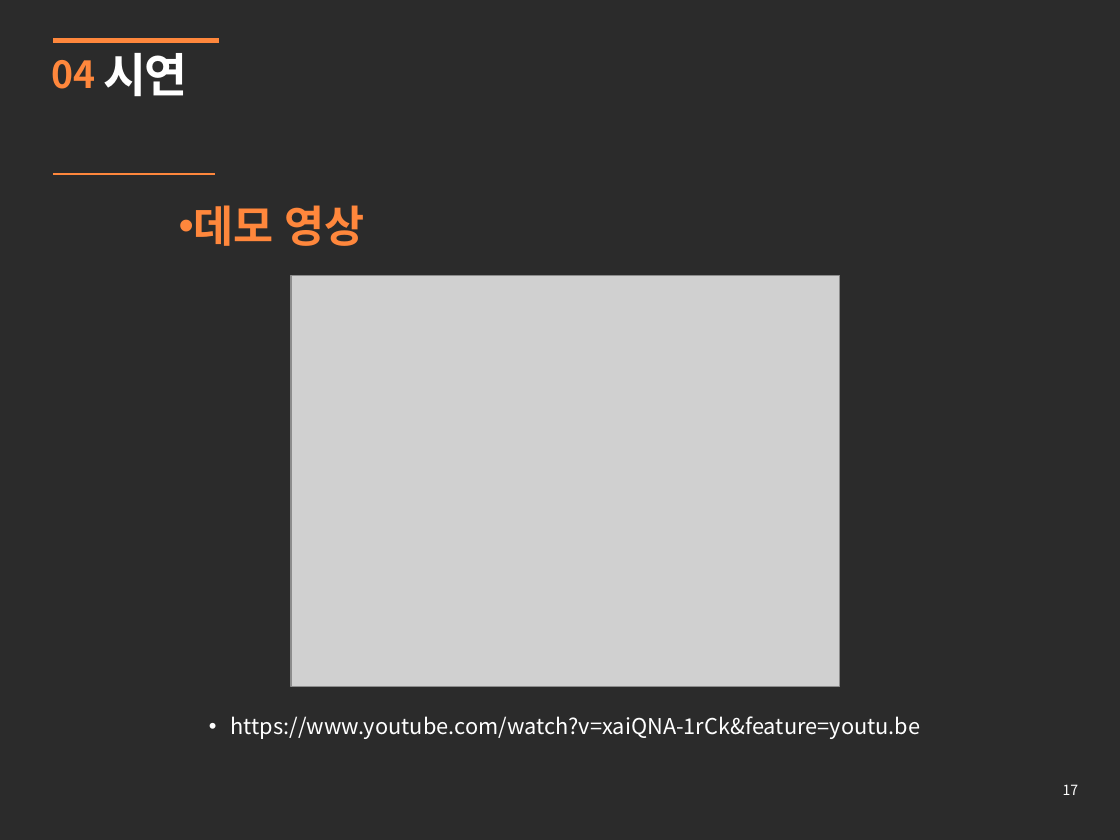
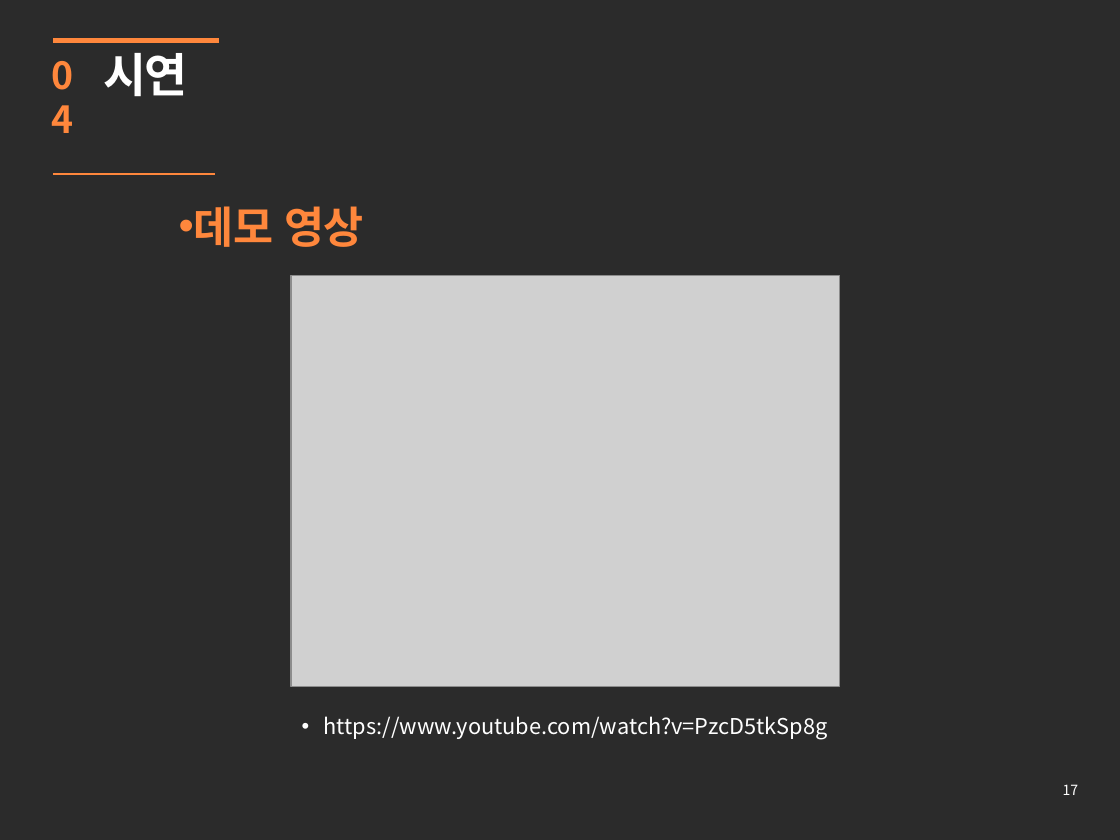
Before and after one commit to kimmisoo/KNU-SysProg-Team11, a slide deck: slide 17 of Doc/11조 최종발표_자료.pptx. Drawn at 1120x840 pixels with LibreOffice and Linux fonts; fonts in the diff are those of the drawing; grey boxes stand for pictures; background and template pictures are left out; a plain dark background stands for a picture behind light text. Boxes give left, top, right and bottom in pixels: in the first picture for what was removed or moved away, otherwise in the second. Text is boxed around its words. In the diff, an @@ line names an element or a change of style, - is before the commit and + after.

Commit message:
ppt 수정

```diff
--- a/Doc/11조 최종발표_자료.pptx
+++ b/Doc/11조 최종발표_자료.pptx
@@ text "04" rewrapped from box(51, 60, 95, 89) to box(40, 46, 104, 101) @@
@@ text at box(324, 716, 828, 740): text changed @@
-• https://www.youtube.com/watch?v=xaiQNA-1rCk&feature=youtu.be
+• https://www.youtube.com/watch?v=PzcD5tkSp8g
```
